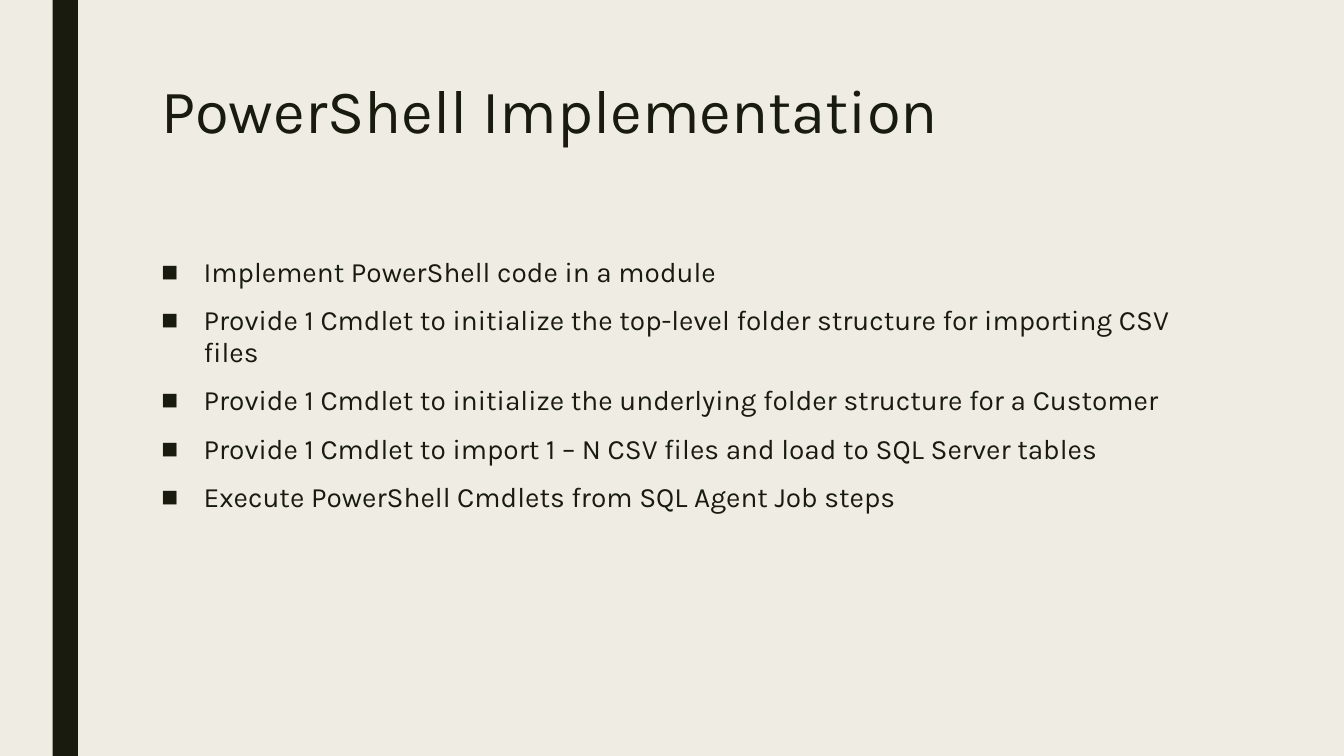
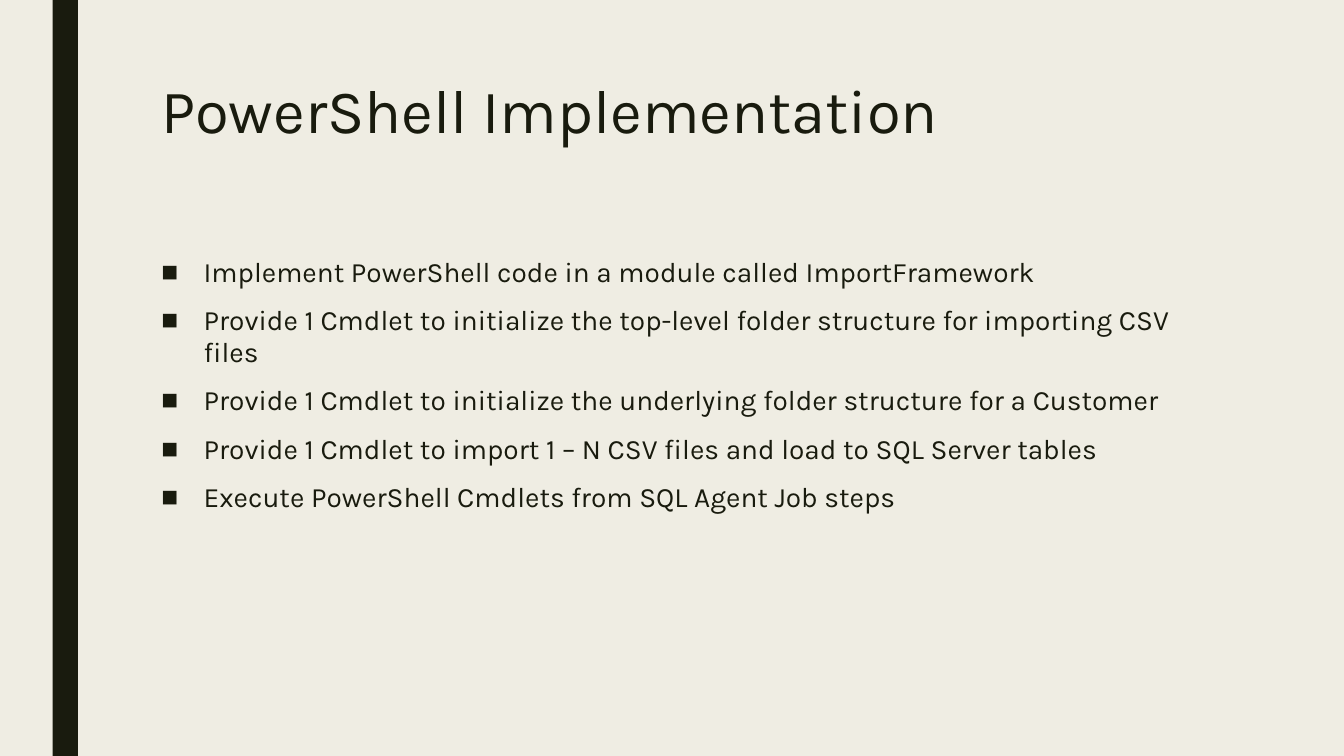
Before and after one commit to agent86ray/PowerShell-ETL-Framework, a slide deck: slide 4 of Powershell ETL framework.pptx. Drawn at 1344x756 pixels with LibreOffice and Linux fonts; fonts in the diff are those of the drawing. Boxes give left, top, right and bottom in pixels: in the first picture for what was removed or moved away, otherwise in the second. Text is boxed around its words. In the diff, an @@ line names an element or a change of style, - is before the commit and + after.

```diff
--- a/Powershell ETL framework.pptx
+++ b/Powershell ETL framework.pptx
@@ text at bbox=[204, 262, 1035, 289]: text changed @@
-■ Implement PowerShell code in a module
+■ Implement PowerShell code in a module called ImportFramework
```
Also in this commit, not shown: 1 other slide changed, 3 slides added.
